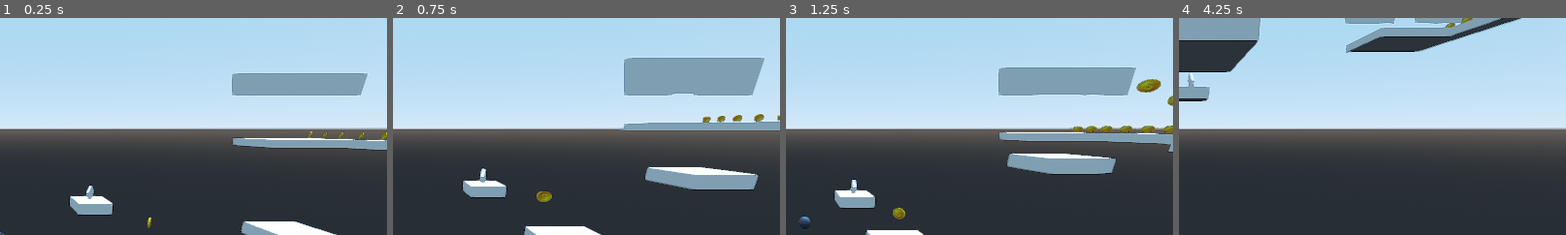
Above: before the commit, frames 1-4 (left to right).
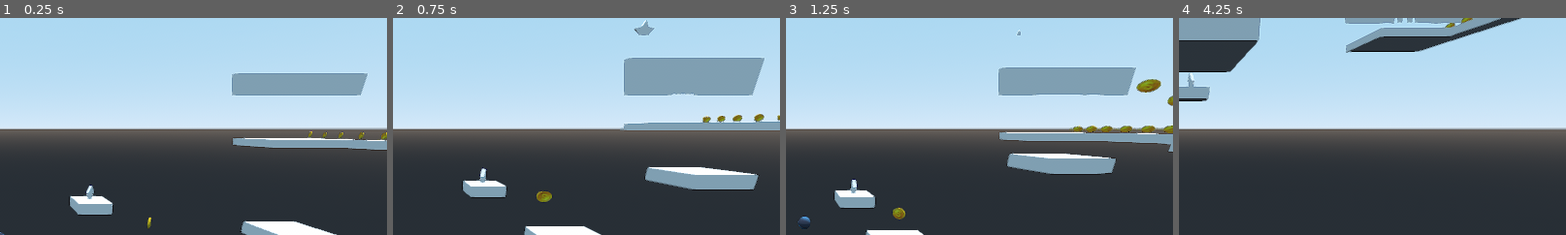
Above: after the commit, the same moments.

Repository: PedroCarbone/Oldies_2do_Parcial
Game: Godot game, scene res://scenes/EscenasGameplay/level 3/level_3.tscn
Same seed, same stepped clock (60 frames per second), same inputs: the game is played once before the commit and once after it. This scene is started directly instead of the project's main scene. The engine's default icon, where the game draws it, is replaced by a stand-in: a white triangle on a blue panel in a dark square.
Inputs:
- Up to frame 1 (0.25 s): no input
- Up to frame 2 (0.75 s): hold Right (ui_right) from 0.53 s (still down)
- Up to frame 3 (1.25 s): keep holding Right (ui_right); tap Space (ui_select) at 0.77 s
- Up to frame 4 (4.25 s): release Right (ui_right) at 1.28 s; hold Down (ui_down) 1.28-2.03 s; tap Space (ui_select) at 1.52, 3.02, 3.77 s; hold Right (ui_right) 2.03-2.78 s; hold Up (ui_up) 2.78-3.53 s; hold Left (ui_left) from 3.53 s (still down)
The pictures show only the part of the screen within x 50-100%, y 0-50%; the shares and areas given below are measured in that part.

Frame 1 is identical in both runs. In frame 2, 0.2% of the frame differs, in the area x 62-78%, y 0-36%; in frame 3, less than 0.1%; in frame 4, less than 0.1%.

Commit message:
temporizador

Diff:
--- a/scenes/EscenasGameplay/Nivel 2/level_2.gd
+++ b/scenes/EscenasGameplay/Nivel 2/level_2.gd
@@ -3,7 +3,7 @@
 var vidas = 3
 onready var hp = $UI/corazones
 onready var anim = $animacion
-
+onready var tiempo = $UI/temporizador
 # Called when the node enters the scene tree for the first time.
 func _ready():
 	pass # Replace with function body.
@@ -25,3 +25,10 @@
 	get_tree().change_scene("res://scenes/EscenasGameplay/level 3/level_3.tscn")
 	print(Global.score)
 	pass # Replace with function body.
+
+
+
+func _on_hide_tiempo():
+	tiempo.play("tiempo")
+	print("CORREEEEEEE")
+	pass # Replace with function body.
--- a/scenes/EscenasGameplay/Nivel 2/level_2.tscn
+++ b/scenes/EscenasGameplay/Nivel 2/level_2.tscn
@@ -199,7 +199,11 @@
 size = 39
 font_data = ExtResource( 10 )
 
-[sub_resource type="Animation" id=19]
+[sub_resource type="DynamicFont" id=19]
+size = 50
+font_data = ExtResource( 10 )
+
+[sub_resource type="Animation" id=20]
 length = 0.01
 loop = true
 tracks/0/type = "value"
@@ -409,6 +413,63 @@
 "values": [ true, false, true, false, true, false ]
 }
 
+[sub_resource type="Animation" id=25]
+resource_name = "reset"
+length = 0.01
+loop = true
+tracks/0/type = "value"
+tracks/0/path = NodePath("Control/tiempo:visible")
+tracks/0/interp = 1
+tracks/0/loop_wrap = true
+tracks/0/imported = false
+tracks/0/enabled = true
+tracks/0/keys = {
+"times": PoolRealArray( 0 ),
+"transitions": PoolRealArray( 1 ),
+"update": 1,
+"values": [ false ]
+}
+
+[sub_resource type="Animation" id=26]
+resource_name = "tiempo"
+length = 15.0
+tracks/0/type = "value"
+tracks/0/path = NodePath("Control/tiempo:visible")
+tracks/0/interp = 1
+tracks/0/loop_wrap = true
+tracks/0/imported = false
+tracks/0/enabled = true
+tracks/0/keys = {
+"times": PoolRealArray( 0, 15 ),
+"transitions": PoolRealArray( 1, 1 ),
+"update": 1,
+"values": [ true, false ]
+}
+tracks/1/type = "value"
+tracks/1/path = NodePath("Control/tiempo:modulate")
+tracks/1/interp = 1
+tracks/1/loop_wrap = true
+tracks/1/imported = false
+tracks/1/enabled = true
+tracks/1/keys = {
+"times": PoolRealArray( 0, 10 ),
+"transitions": PoolRealArray( 1, 1 ),
+"update": 0,
+"values": [ Color( 1, 1, 1, 1 ), Color( 0.870588, 0.0705882, 0.0705882, 1 ) ]
+}
+tracks/2/type = "value"
+tracks/2/path = NodePath("Control/tiempo:text")
+tracks/2/interp = 1
+tracks/2/loop_wrap = true
+tracks/2/imported = false
+tracks/2/enabled = true
+tracks/2/keys = {
+"times": PoolRealArray( 0, 1, 2, 3, 4, 5, 6, 7, 8, 9, 10, 11, 12, 13, 14 ),
+"transitions": PoolRealArray( 1, 1, 1, 1, 1, 1, 1, 1, 1, 1, 1, 1, 1, 1, 1 ),
+"update": 1,
+"values": [ "15", "14", "13", "12", "11", "10", "9", "8", "7", "6", "5", "4", "3", "2", "1" ]
+}
+
 [node name="level_2" type="Spatial"]
 script = ExtResource( 7 )
 
@@ -546,6 +607,7 @@
 
 [node name="hide" parent="." instance=ExtResource( 5 )]
 transform = Transform( 1, 0, 0, 0, 1, 0, 0, 0, 1, -89.6221, 76.2639, -39.7127 )
+visible = true
 
 [node name="salto3" parent="." instance=ExtResource( 4 )]
 transform = Transform( 1, 0, 0, 0, 1, 0, 0, 0, 1, -111.079, 32.9025, -39.9444 )
@@ -707,15 +769,33 @@
 "_edit_use_anchors_": false
 }
 
+[node name="tiempo" type="Label" parent="UI/Control"]
+modulate = Color( 0.934, 0.526, 0.526, 1 )
+margin_left = 662.105
+margin_top = 49.719
+margin_right = 702.105
+margin_bottom = 102.719
+custom_fonts/font = SubResource( 19 )
+text = "10"
+__meta__ = {
+"_edit_use_anchors_": false
+}
+
 [node name="corazones" type="AnimationPlayer" parent="UI"]
 autoplay = "tresvidas"
-anims/dosvidas = SubResource( 19 )
-anims/dosvidastransicion = SubResource( 20 )
-anims/tresvidas = SubResource( 21 )
-anims/unavida = SubResource( 22 )
-anims/unavidatransicion = SubResource( 23 )
+anims/dosvidas = SubResource( 20 )
+anims/dosvidastransicion = SubResource( 21 )
+anims/tresvidas = SubResource( 22 )
+anims/unavida = SubResource( 23 )
+anims/unavidatransicion = SubResource( 24 )
 next/dosvidastransicion = "dosvidas"
 next/unavidatransicion = "unavida"
+
+[node name="temporizador" type="AnimationPlayer" parent="UI"]
+autoplay = "reset"
+anims/reset = SubResource( 25 )
+anims/tiempo = SubResource( 26 )
+next/tiempo = "reset"
 
 [node name="AudioStreamPlayer" type="AudioStreamPlayer" parent="."]
 stream = ExtResource( 12 )
@@ -723,6 +803,7 @@
 autoplay = true
 
 [connection signal="body_entered" from="hide" to="pared" method="_on_hide_body_entered"]
+[connection signal="tiempo" from="hide" to="." method="_on_hide_tiempo"]
 [connection signal="body_entered" from="salto3" to="Player" method="_on_salto3_body_entered"]
 [connection signal="body_entered" from="Area" to="." method="_on_Area_body_entered"]
 [connection signal="body_entered" from="Final" to="." method="_on_Final_body_entered"]
--- a/scenes/EscenasGameplay/Power_Ups/hide.gd
+++ b/scenes/EscenasGameplay/Power_Ups/hide.gd
@@ -1,6 +1,8 @@
 extends Area
 onready var anim = $anim
+signal tiempo()
 
 func _on_hide_body_entered(_body):
 	$anim.play ("hide")
+	emit_signal("tiempo")
 	pass # Replace with function body.
--- a/scenes/EscenasGameplay/Power_Ups/salto3.gd
+++ b/scenes/EscenasGameplay/Power_Ups/salto3.gd
@@ -7,4 +7,5 @@
 func _on_salto3_body_entered(_body):
 	hide()
 	get_node("colision").disabled = true
+	print("Ahora podes saltar más, dale pibe!")
 	pass # Replace with function body.
--- a/scenes/EscenasGameplay/level 3/level_3.gd
+++ b/scenes/EscenasGameplay/level 3/level_3.gd
@@ -3,6 +3,7 @@
 var vidas = 3
 onready var hp = $UI/corazones
 onready var respawn = $Player/animacion
+onready var tiempo = $UI/temporizador
 
 
 func _on_Limite_body_entered(_body):
@@ -20,3 +21,8 @@
 func _on_Final_body_entered(_body):
 	get_tree().change_scene("res://scenes/victoria/victoria.tscn")
 	pass # Replace with function body.
+
+
+func _on_hide_tiempo():
+	tiempo.play("tiempo")
+	print("CORRE QUE QUEDA POCO TIEMPOOOO")
--- a/scenes/EscenasGameplay/level 3/level_3.tscn
+++ b/scenes/EscenasGameplay/level 3/level_3.tscn
@@ -247,7 +247,11 @@
 size = 39
 font_data = ExtResource( 9 )
 
-[sub_resource type="Animation" id=18]
+[sub_resource type="DynamicFont" id=18]
+size = 50
+font_data = ExtResource( 9 )
+
+[sub_resource type="Animation" id=19]
 length = 0.01
 loop = true
 tracks/0/type = "value"
@@ -457,6 +461,51 @@
 "values": [ true, false, true, false, true, false ]
 }
 
+[sub_resource type="Animation" id=24]
+resource_name = "reset"
+length = 0.01
+loop = true
+tracks/0/type = "value"
+tracks/0/path = NodePath("Control/tiempo:visible")
+tracks/0/interp = 1
+tracks/0/loop_wrap = true
+tracks/0/imported = false
+tracks/0/enabled = true
+tracks/0/keys = {
+"times": PoolRealArray( 0 ),
+"transitions": PoolRealArray( 1 ),
+"update": 1,
+"values": [ false ]
+}
+
+[sub_resource type="Animation" id=25]
+resource_name = "tiempo"
+length = 5.0
+tracks/0/type = "value"
+tracks/0/path = NodePath("Control/tiempo:visible")
+tracks/0/interp = 1
+tracks/0/loop_wrap = true
+tracks/0/imported = false
+tracks/0/enabled = true
+tracks/0/keys = {
+"times": PoolRealArray( 0, 5, 15 ),
+"transitions": PoolRealArray( 1, 1, 1 ),
+"update": 1,
+"values": [ true, false, false ]
+}
+tracks/1/type = "value"
+tracks/1/path = NodePath("Control/tiempo:text")
+tracks/1/interp = 1
+tracks/1/loop_wrap = true
+tracks/1/imported = false
+tracks/1/enabled = true
+tracks/1/keys = {
+"times": PoolRealArray( 0, 1, 2, 3, 4 ),
+"transitions": PoolRealArray( 1, 1, 1, 1, 1 ),
+"update": 1,
+"values": [ "5", "4", "3", "2", "1" ]
+}
+
 [node name="Spatial" type="Spatial"]
 script = ExtResource( 5 )
 
@@ -567,7 +616,8 @@
 depth = 0.787657
 
 [node name="hide" parent="." instance=ExtResource( 2 )]
-transform = Transform( 1, 0, 0, 0, 1, 0, 0, 0, 1, 55.1206, 45.7533, -66.1783 )
+transform = Transform( 1, 0, 0, 0, 1, 0, 0, 0, 1, 55.1206, 51.1272, -66.1783 )
+visible = true
 
 [node name="Reja" type="StaticBody" parent="."]
 transform = Transform( 0.843234, 0, 0, 0, 5.14017, 0, 0, 0, 0.240838, 68.9743, 26.3312, -60.0107 )
@@ -922,15 +972,32 @@
 "_edit_use_anchors_": false
 }
 
+[node name="tiempo" type="Label" parent="UI/Control"]
+margin_left = 662.105
+margin_top = 49.7193
+margin_right = 702.105
+margin_bottom = 102.719
+custom_fonts/font = SubResource( 18 )
+text = "1"
+__meta__ = {
+"_edit_use_anchors_": false
+}
+
 [node name="corazones" type="AnimationPlayer" parent="UI"]
 autoplay = "tresvidas"
-anims/dosvidas = SubResource( 18 )
-anims/dosvidastransicion = SubResource( 19 )
-anims/tresvidas = SubResource( 20 )
-anims/unavida = SubResource( 21 )
-anims/unavidatransicion = SubResource( 22 )
+anims/dosvidas = SubResource( 19 )
+anims/dosvidastransicion = SubResource( 20 )
+anims/tresvidas = SubResource( 21 )
+anims/unavida = SubResource( 22 )
+anims/unavidatransicion = SubResource( 23 )
 next/dosvidastransicion = "dosvidas"
 next/unavidatransicion = "unavida"
+
+[node name="temporizador" type="AnimationPlayer" parent="UI"]
+autoplay = "reset"
+anims/reset = SubResource( 24 )
+anims/tiempo = SubResource( 25 )
+next/tiempo = "reset"
 
 [node name="AudioStreamPlayer" type="AudioStreamPlayer" parent="."]
 stream = ExtResource( 11 )
@@ -939,5 +1006,6 @@
 
 [connection signal="body_entered" from="salto3" to="Player" method="_on_salto3_body_entered"]
 [connection signal="body_entered" from="hide" to="Reja" method="_on_hide_body_entered"]
+[connection signal="tiempo" from="hide" to="." method="_on_hide_tiempo"]
 [connection signal="body_entered" from="Limite" to="." method="_on_Limite_body_entered"]
 [connection signal="body_entered" from="Plataforma_final/Final" to="." method="_on_Final_body_entered"]
Not shown: 5 places in scenes/EscenasGameplay/Nivel 2/level_2.tscn that only renumber resources
Not shown: 5 places in scenes/EscenasGameplay/Power_Ups/hide.tscn that only renumber resources
Not shown: 5 places in scenes/EscenasGameplay/level 3/level_3.tscn that only renumber resources
